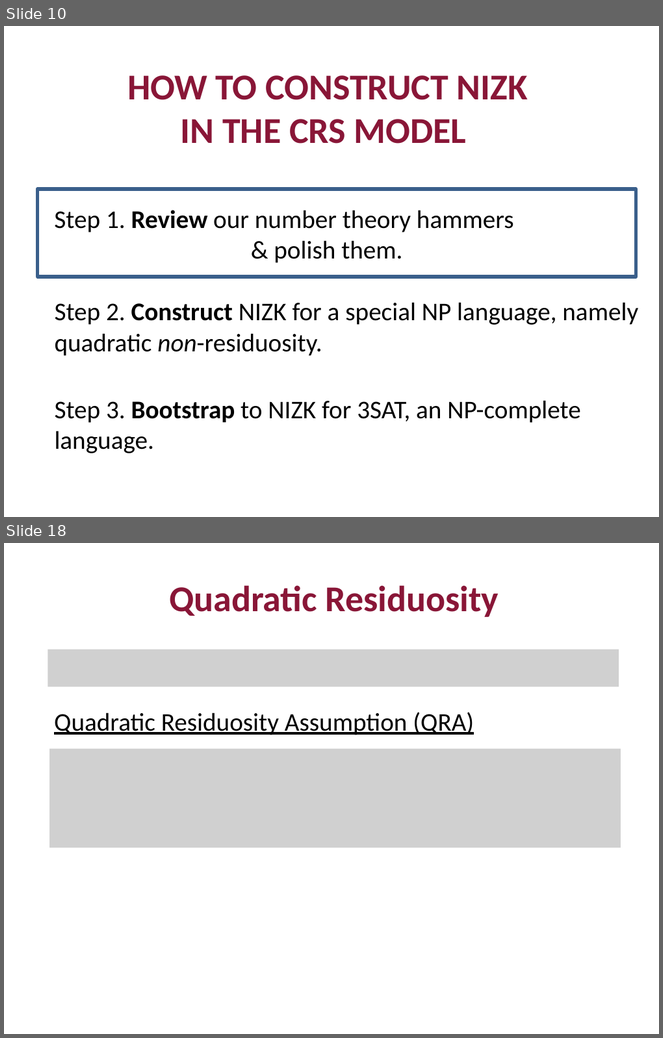
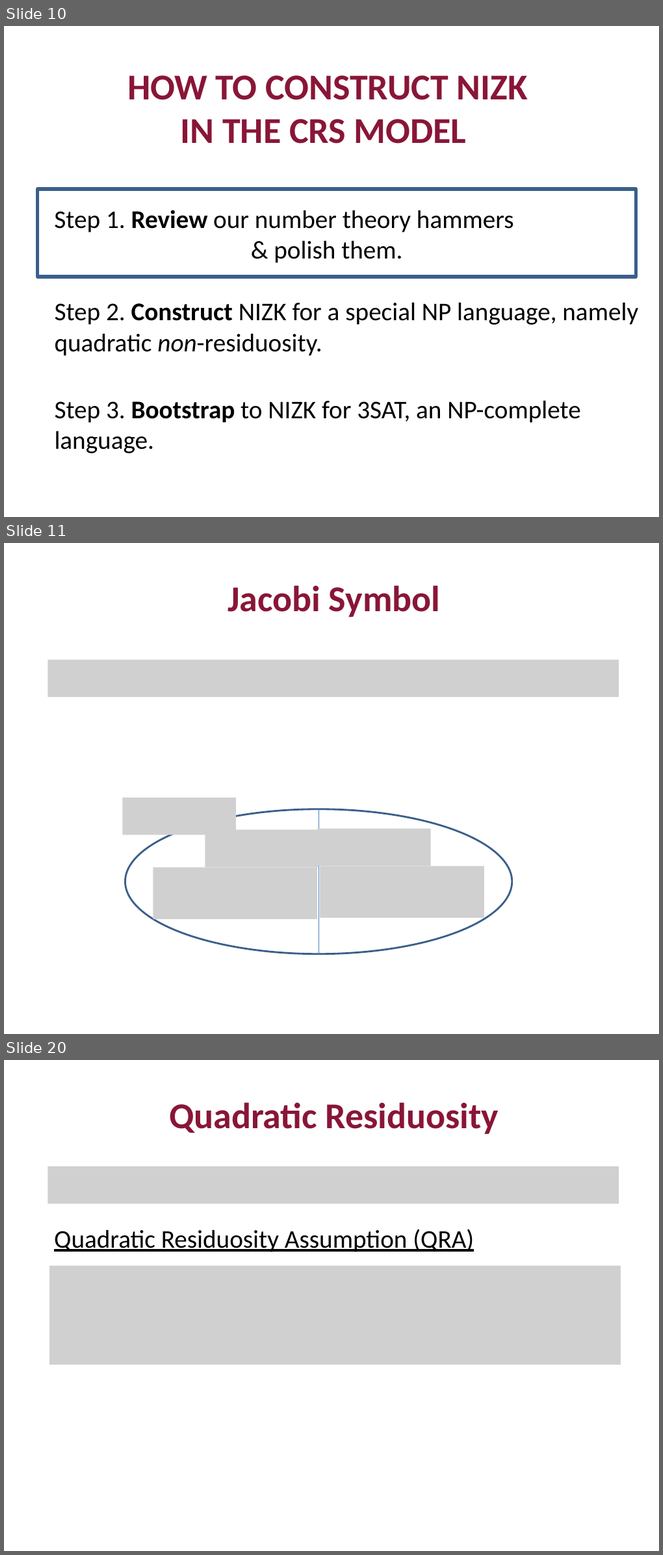
Before and after one commit to mit6875/mit6875.github.io, a slide deck: FA23SLIDES/lec16.pptx. Shown one above the other, each under a label of ours: slides 10 and 18 before the commit, slides 10, 11 and 20 after it; the slides between them are not shown. The pictures are 663x1038 and 663x1555 pixels, drawn with LibreOffice and Linux fonts; fonts in the diff are those of the drawing; grey boxes stand for pictures. Boxes give left, top, right and bottom in pixels: in the first picture for what was removed or moved away, otherwise in the second. Text is boxed around its words. In the diff, an @@ line names an element or a change of style, - is before the commit and + after.

```diff
--- a/FA23SLIDES/lec16.pptx
+++ b/FA23SLIDES/lec16.pptx
@@ slide 11 added at bbox=[4, 543, 659, 1034], background #FFFFFF @@
@@ text added at bbox=[228, 585, 440, 617], 40 pt, text #891637, bold @@
+Jacobi Symbol
@@ picture added at bbox=[48, 659, 620, 697] @@
@@ picture added at bbox=[122, 798, 236, 835] @@
@@ ellipse added at bbox=[125, 809, 512, 954], outline #3A5F8C 2 pt @@
@@ line added from (319, 809) to (319, 954), #4B7EBC 0.75 pt @@
@@ picture added at bbox=[205, 830, 319, 867] @@
@@ picture added at bbox=[317, 828, 430, 866] @@
@@ picture added at bbox=[154, 867, 318, 919] @@
@@ picture added at bbox=[320, 866, 484, 918] @@
@@ what was slide 18 is now slide 20 @@
```
Also in this commit, not shown: 8 slides changed, 4 other slides added, 22 slides removed, 3 other files.
